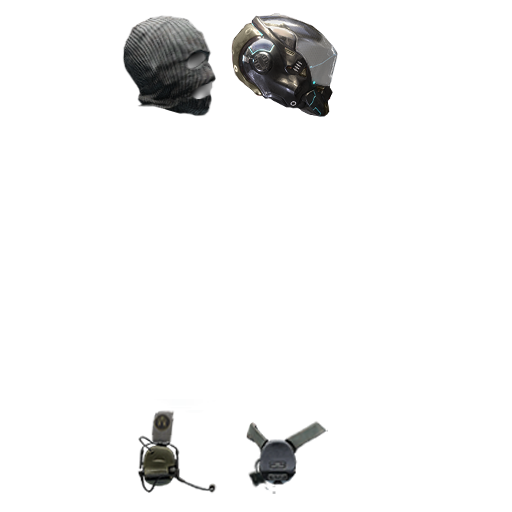
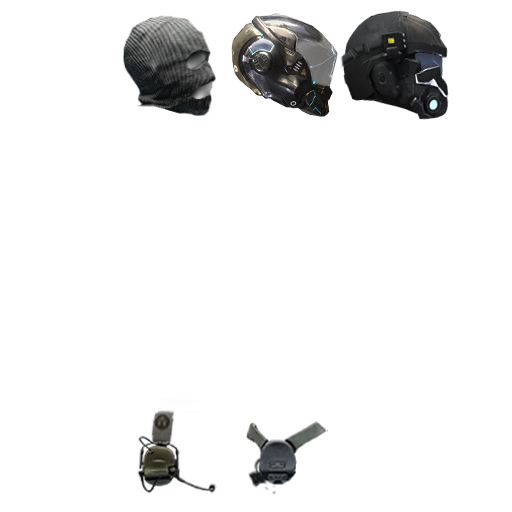
Comparing the layer stacks of the two w=512, h=512 images. Changes:
added group "шлем НФ" with 2 layers above "Маски и т.д." over left=340, top=10, right=449, bottom=120
added layer "Слой 60 копия" in group "шлем НФ" over left=340, top=10, right=449, bottom=120
added layer "Слой 59" (79%) in group "шлем НФ" over left=398, top=39, right=444, bottom=86
